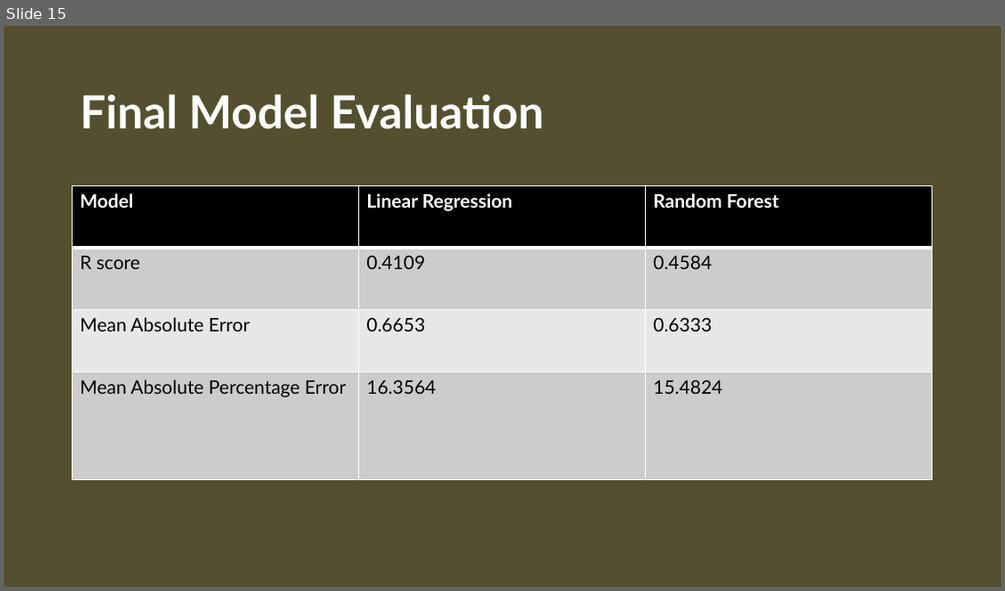
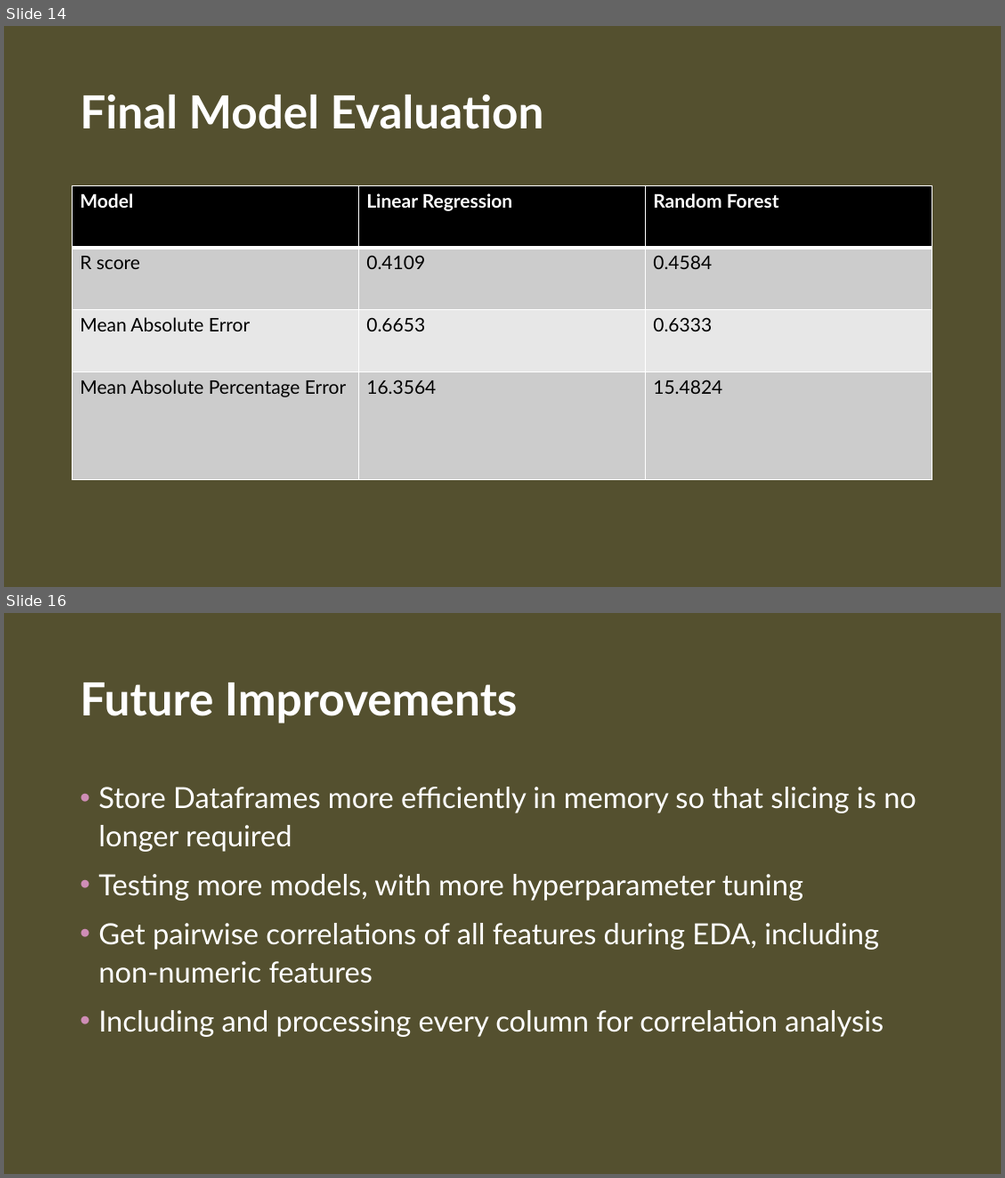
Before and after one commit to CroissantAhhh/GuidedCapstone2, a slide deck: CP2SlideDeck.pptx. Shown one above the other, each under a label of ours: slide 15 before the commit, slides 14 and 16 after it; the slides between them are not shown. The pictures are 1005x591 and 1005x1178 pixels, drawn with LibreOffice and Linux fonts; fonts in the diff are those of the drawing; background and template pictures are left out. Boxes give left, top, right and bottom in pixels: in the first picture for what was removed or moved away, otherwise in the second. Text is boxed around its words. In the diff, an @@ line names an element or a change of style, - is before the commit and + after.

```diff
--- a/CP2SlideDeck.pptx
+++ b/CP2SlideDeck.pptx
@@ slide 16 added at [4,613,1001,1174], background #FFFFFF; not listed: 1 template element that a slide beside it also shows @@
@@ title added at [80,682,517,723], 44 pt, text #FFFFFF, bold @@
+Future Improvements
@@ text added at [98,787,916,1037], 28 pt, text #FFFFFF @@
+• Store Dataframes more efficiently in memory so that slicing is no longer required
+• Testing more models, with more hyperparameter tuning
+• Get pairwise correlations of all features during EDA, including non-numeric features
+• Including and processing every column for correlation analysis
@@ what was slide 15 is now slide 14 @@
```
Also in this commit, not shown: 7 slides changed, 1 other slide added, 1 slide removed, 8 other files.
